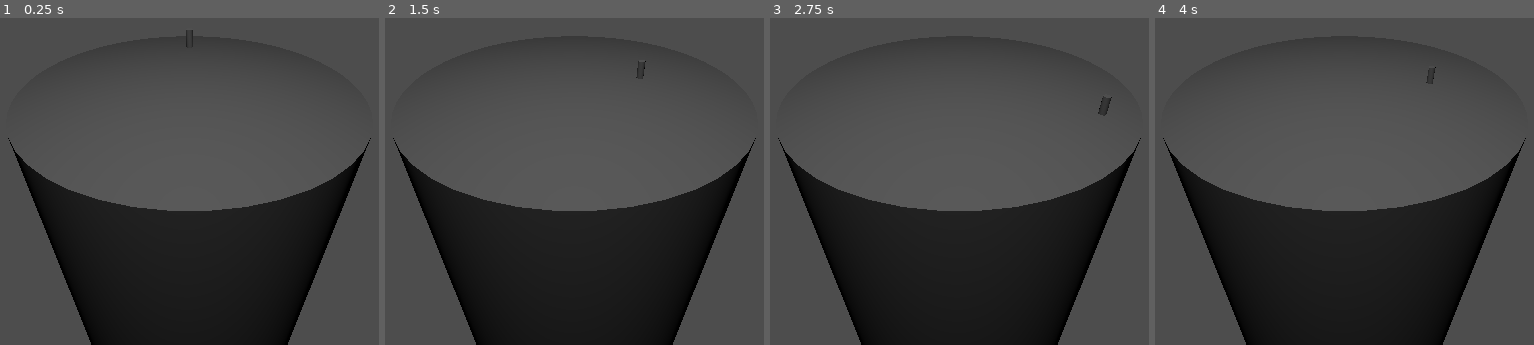
Above: before the commit, frames 1-4 (left to right).
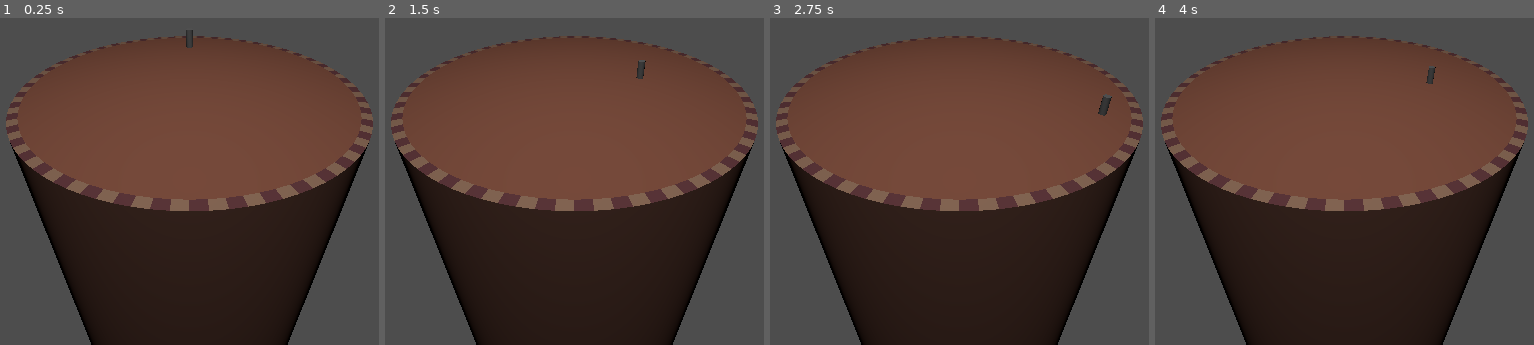
Above: after the commit, the same moments.

Repository: proximadams/Lucky-Erik-Alex-Jam-2025
Game: Godot game, scene res://World.tscn
Same seed, same stepped clock (60 frames per second), same inputs: the game is played once before the commit and once after it.
Inputs:
- Up to frame 1 (0.25 s): no input
- Up to frame 2 (1.5 s): tap Enter (ui_accept) at 0.5, 0.77, 1.25 s; hold Right (ui_right) 0.53-1.28 s; hold Down (ui_down) from 1.28 s (still down)
- Up to frame 3 (2.75 s): tap Enter (ui_accept) at 1.52 s; release Down (ui_down) at 2.03 s; hold Right (ui_right) from 2.03 s (still down)
- Up to frame 4 (4 s): release Right (ui_right) at 2.78 s; hold Up (ui_up) 2.78-3.53 s; tap Enter (ui_accept) at 3.02, 3.5, 3.77 s; hold Left (ui_left) from 3.53 s (still down)

The runs differ from the first frame. In frame 1, 40% of the frame differs, in the area x 1-99%, y 5-88%; in frame 2, 40%; in frame 3, 40%; in frame 4, 40%.

Commit message:
add main platform

Diff:
--- /dev/null
+++ b/Environment/sm_main_platform.tscn
@@ -0,0 +1,13 @@
+[gd_scene load_steps=4 format=3 uid="uid://cqqyvg1fsgj1w"]
+
+[ext_resource type="PackedScene" uid="uid://dpolitoa6n4wa" path="res://Environment/SM_MainPlatform.fbx" id="1_lgptp"]
+[ext_resource type="Texture2D" uid="uid://bp6wtbyl8by5" path="res://Environment/T_WIP_Texture.png" id="2_vdpep"]
+
+[sub_resource type="StandardMaterial3D" id="StandardMaterial3D_73m58"]
+albedo_texture = ExtResource("2_vdpep")
+
+[node name="SM_MainPlatform" instance=ExtResource("1_lgptp")]
+
+[node name="MainPlatform" parent="." index="0"]
+transform = Transform3D(1000, 0, 0, 0, 5000, 0, 0, 0, 1000, 0, -50, 0)
+surface_material_override/0 = SubResource("StandardMaterial3D_73m58")
--- a/World.tscn
+++ b/World.tscn
@@ -1,5 +1,6 @@
-[gd_scene load_steps=4 format=3 uid="uid://byh6xb4v8jlow"]
+[gd_scene load_steps=5 format=3 uid="uid://byh6xb4v8jlow"]
 
+[ext_resource type="PackedScene" uid="uid://cqqyvg1fsgj1w" path="res://Environment/sm_main_platform.tscn" id="1_1isdm"]
 [ext_resource type="Script" path="res://player.gd" id="1_2ufpp"]
 
 [sub_resource type="CylinderShape3D" id="CylinderShape3D_phmpv"]
@@ -14,11 +15,7 @@
 
 [node name="Floor" type="StaticBody3D" parent="."]
 
-[node name="CSGCylinder3D" type="CSGCylinder3D" parent="Floor"]
-transform = Transform3D(1, 0, 0, 0, 1, 0, 0, 0, 1, 0, -50, 0)
-radius = 10.0
-height = 100.0
-sides = 50
+[node name="SM_MainPlatform" parent="Floor" instance=ExtResource("1_1isdm")]
 
 [node name="CollisionShape3D" type="CollisionShape3D" parent="Floor"]
 transform = Transform3D(1, 0, 0, 0, 1, 0, 0, 0, 1, 0, -50, 0)
Binary file added: Environment/SM_MainPlatform.fbx
Not shown, added: Environment/SM_MainPlatform.fbx.import
Binary file added: Environment/T_WIP_Texture.png
Not shown, added: Environment/T_WIP_Texture.png.import
